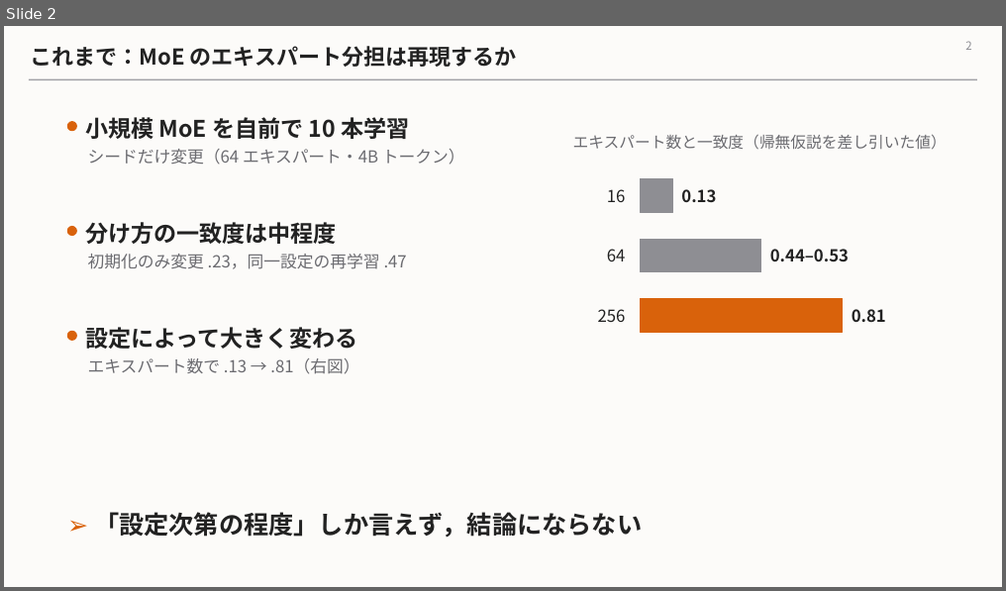
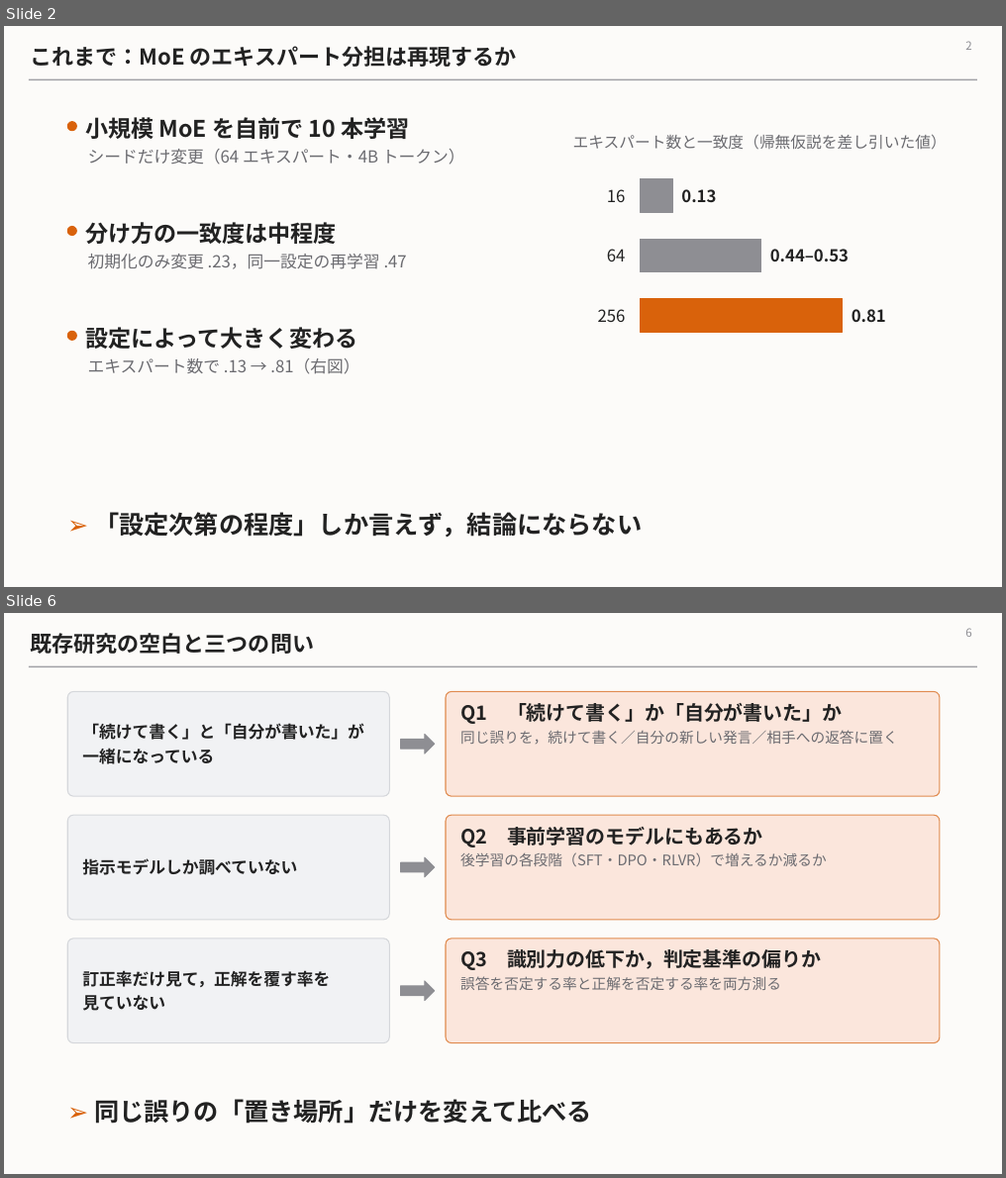
Before and after one commit to Nhckdvrl/ssn-group-papaer, a slide deck: workbench/mechanism-population-dynamics/zemi_2026-11.pptx. Shown one above the other, each under a label of ours: slide 2 before the commit, slides 2 and 6 after it; the slides between them are not shown. The pictures are 1006x591 and 1006x1178 pixels, drawn with LibreOffice and Linux fonts; fonts in the diff are those of the drawing. Boxes give left, top, right and bottom in pixels: in the first picture for what was removed or moved away, otherwise in the second. Text is boxed around its words. In the diff, an @@ line names an element or a change of style, - is before the commit and + after.

```diff
--- a/workbench/mechanism-population-dynamics/zemi_2026-11.pptx
+++ b/workbench/mechanism-population-dynamics/zemi_2026-11.pptx
@@ slide 6 added at box(4, 613, 1002, 1174), background #FCFBF9; not listed: 1 template element that a slide beside it also shows @@
@@ title added at box(30, 633, 314, 654), 21 pt, text #222222, bold @@
+既存研究の空白と三つの問い
@@ page number added at box(965, 628, 971, 637), 11 pt, text #8E8E93 @@
+6
@@ rounded rectangle added at box(67, 691, 389, 796), fill #F1F2F4, outline #D5D7DB 1 pt @@
@@ rounded rectangle added at box(446, 691, 940, 796), fill #FBE6DC, outline #E08A4E 1 pt @@
@@ text added at box(82, 723, 364, 764), 16 pt, text #222222, bold @@
+「続けて書く」と「自分が書いた」が
+一緒になっている
@@ text added at box(460, 703, 898, 744), 14 pt, text #6B6B70 @@
+Q1 「続けて書く」か「自分が書いた」か
+同じ誤りを，続けて書く／自分の新しい発言／相手への返答に置く
@@ right arrow added at box(401, 735, 435, 754), fill #8E8E93, outline #8E8E93 1 pt @@
@@ rounded rectangle added at box(67, 815, 389, 920), fill #F1F2F4, outline #D5D7DB 1 pt @@
@@ rounded rectangle added at box(446, 815, 940, 920), fill #FBE6DC, outline #E08A4E 1 pt @@
@@ text added at box(460, 827, 827, 866), 14 pt, text #6B6B70 @@
+Q2 事前学習のモデルにもあるか
+後学習の各段階（SFT・DPO・RLVR）で増えるか減るか
@@ text added at box(82, 859, 297, 875), 16 pt, text #222222, bold @@
+指示モデルしか調べていない
@@ right arrow added at box(401, 858, 435, 877), fill #8E8E93, outline #8E8E93 1 pt @@
@@ rounded rectangle added at box(67, 939, 389, 1044), fill #F1F2F4, outline #D5D7DB 1 pt @@
@@ rounded rectangle added at box(446, 939, 940, 1044), fill #FBE6DC, outline #E08A4E 1 pt @@
@@ text added at box(460, 950, 821, 990), 14 pt, text #6B6B70 @@
+Q3 識別力の低下か，判定基準の偏りか
+誤答を否定する率と正解を否定する率を両方測る
@@ text added at box(82, 970, 330, 1011), 16 pt, text #222222, bold @@
+訂正率だけ見て，正解を覆す率を
+見ていない
@@ right arrow added at box(401, 981, 435, 1001), fill #8E8E93, outline #8E8E93 1 pt @@
@@ text added at box(94, 1099, 592, 1124), 24 pt, text #222222, bold @@
+➢ 同じ誤りの「置き場所」だけを変えて比べる
```
Also in this commit, not shown: 1 slide changed, 6 other slides added, 6 slides removed.
